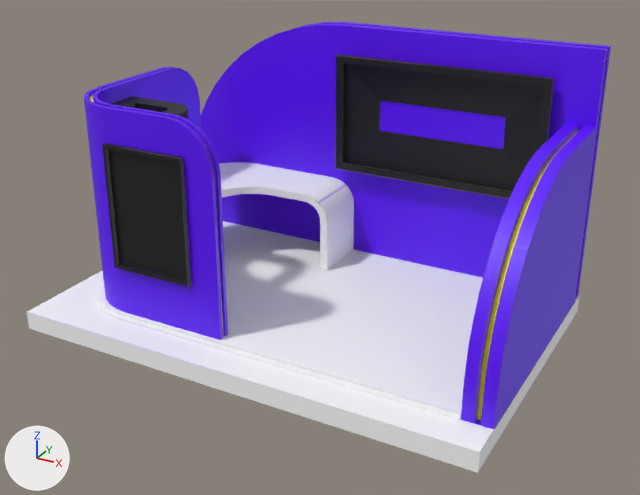
What one commit did to the glTF model frontend/public/models/stand3.glb.
Before and after are seen from a 50 mm camera at (9.82, -16.41, 10.25) aimed at (0.62, 0.31, 1.88). Lighting does not change. The marker at lower left points along +X, +Y and +Z. The first picture is the older version. Objects named as collision shapes, trigger or cutter boxes, shadow casters or lower levels of detail are left out. Where no turn or scale is listed for an object, it has been applied to the vertices.

Before the edit, the objects in view are built like this:
```python
me_plane_004 = bpy.data.meshes.new('Plane.004')
me_plane_004.from_pydata(...)  # 706 vertices, 1356 faces; spans x -4.08..7.47, y -2.43..5.0, z -0.39..6.3
me_plane_004.materials.append(mat_material)  # picture img_texture
ob_plane_003 = bpy.data.objects.new('Plane.003', me_plane_004)
ob_plane_003.location = (-1.58, -0.68, 0.08)
```
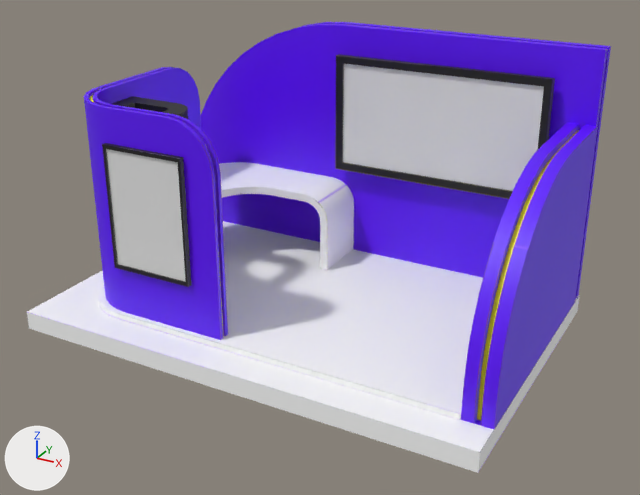
Edits to the bpy script that builds the scene:
```text
Add me_cube_022:
    me_cube_022.from_pydata([(0.99, 0.04, 1.4), (0.99, 0.04, -1.4), (-0.99, 0.04, -1.4), (-0.99, 0.04, 1.4)], [], [(1, 0, 3), (1, 3, 2)])
Add me_cube_021:
    me_cube_021.from_pydata([(-2.57, 0.0, -1.31), (-2.57, 0.0, 1.31), (2.57, 0.0, -1.31), (2.57, 0.0, 1.31)], [], [(1, 0, 2), (1, 2, 3)])
Add ob_panelposter:
    ob_panelposter = bpy.data.objects.new('PanelPoster', me_cube_022)
    ob_panelposter.location = (-2.35, -2.27, 3.0)
Add ob_panelvideo:
    ob_panelvideo = bpy.data.objects.new('PanelVideo', me_cube_021)
    ob_panelvideo.location = (2.11, 3.51, 4.2)
```

Where the change shows, as pixel boxes (x1, y1, x2, y2) in the pictures (640 x 495 px):
'PanelVideo', added: after (343, 64, 544, 191)
'PanelPoster', added: after (106, 149, 186, 282)
